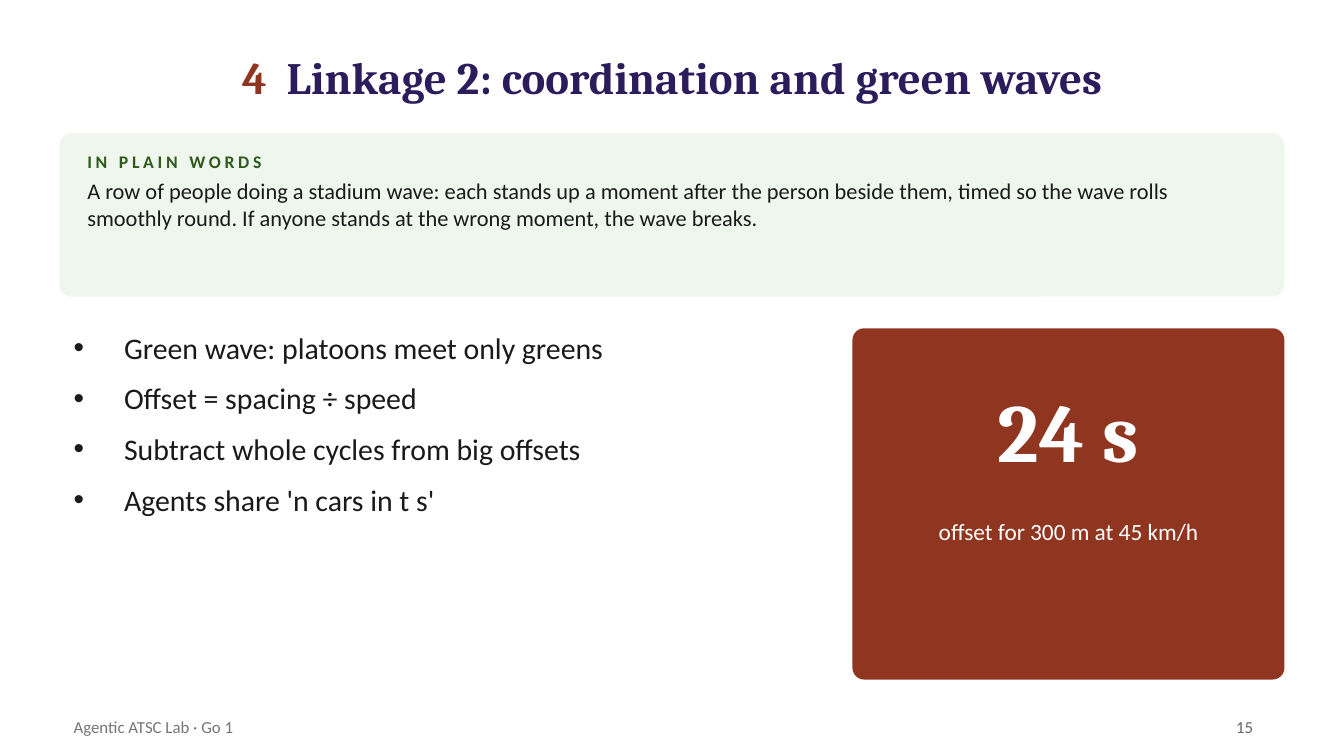
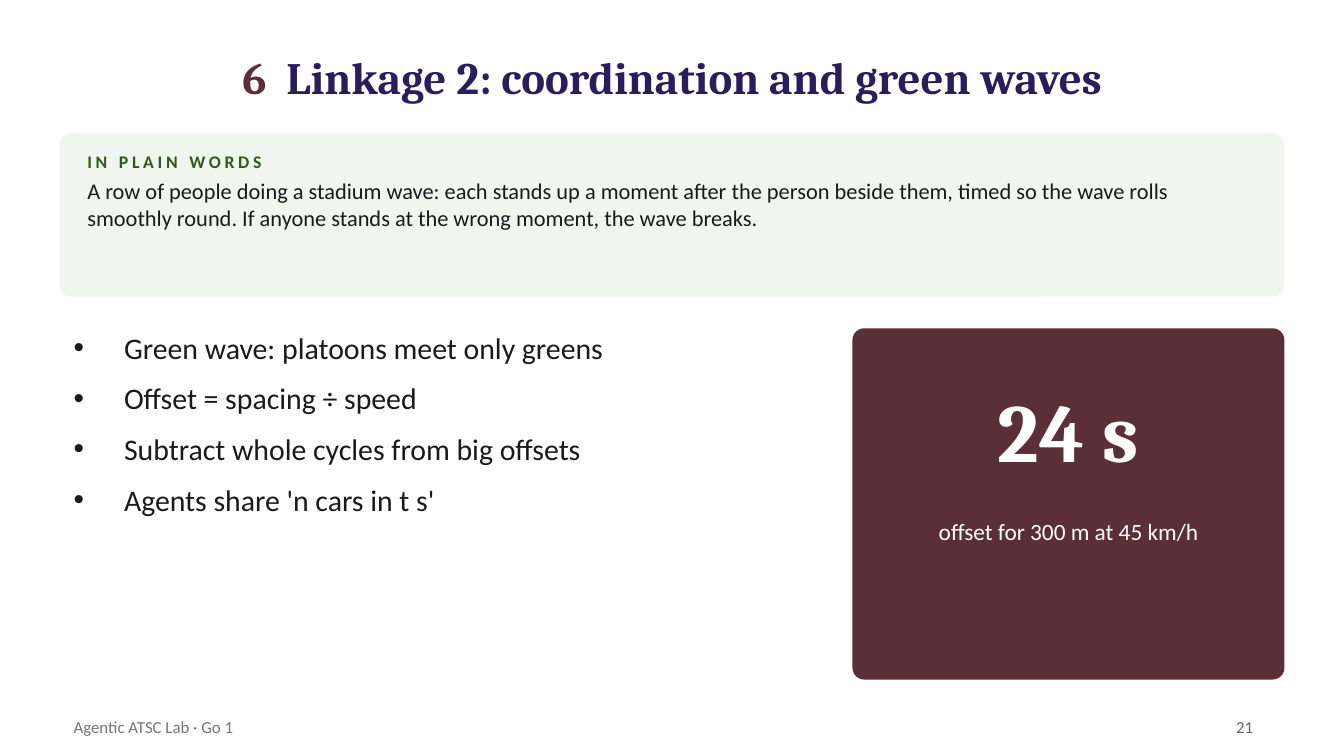
Before and after one commit to smrahmanbd/agentic-atsc-lab, a slide deck: slide 21 of docs/materials/AATSC_Go1_Lecture.pptx (slide 15 before the commit). Drawn at 1344x756 pixels with LibreOffice and Linux fonts; fonts in the diff are those of the drawing. Boxes give left, top, right and bottom in pixels: in the first picture for what was removed or moved away, otherwise in the second. Text is boxed around its words. In the diff, an @@ line names an element or a change of style, - is before the commit and + after.

```diff
--- a/docs/materials/AATSC_Go1_Lecture.pptx
+++ b/docs/materials/AATSC_Go1_Lecture.pptx
@@ title at bbox=[242, 63, 1102, 104]: text changed @@
-4 Linkage 2: coordination and green waves
+6 Linkage 2: coordination and green waves
@@ rounded rectangle at bbox=[853, 329, 1284, 679]: fill #8F3520 to #5A2F38; outline #8F3520 1 pt to #5A2F38 1 pt @@
@@ page number at bbox=[1236, 722, 1253, 733]: text changed @@
-15
+21
```
Also in this commit, not shown: 26 other slides changed, 6 slides added, 2 other files.
